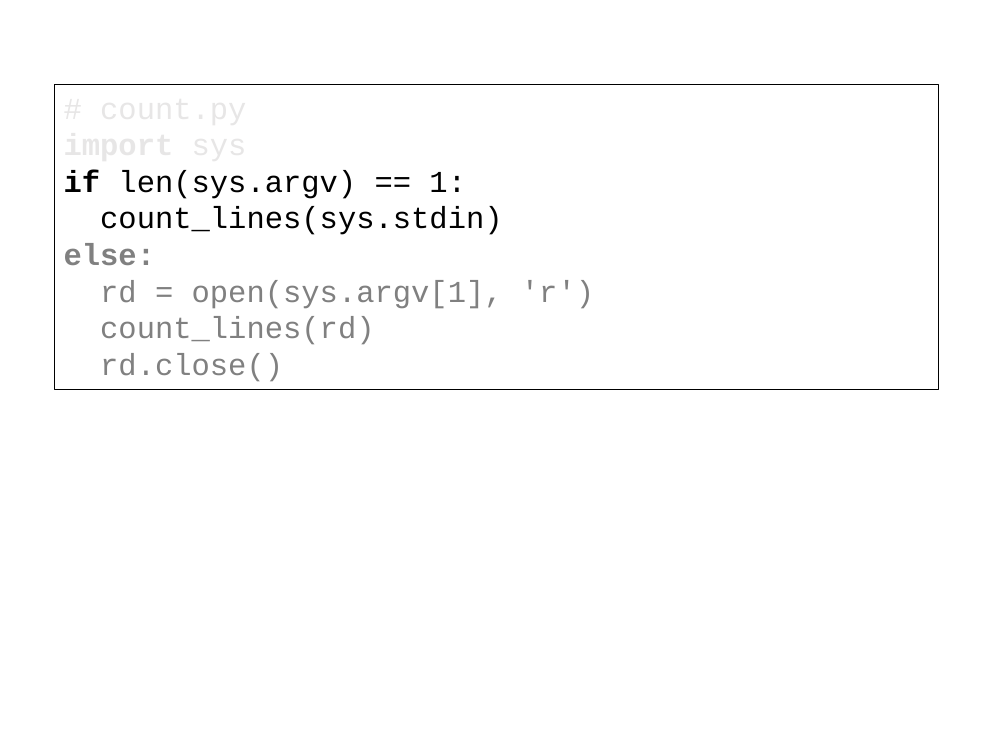
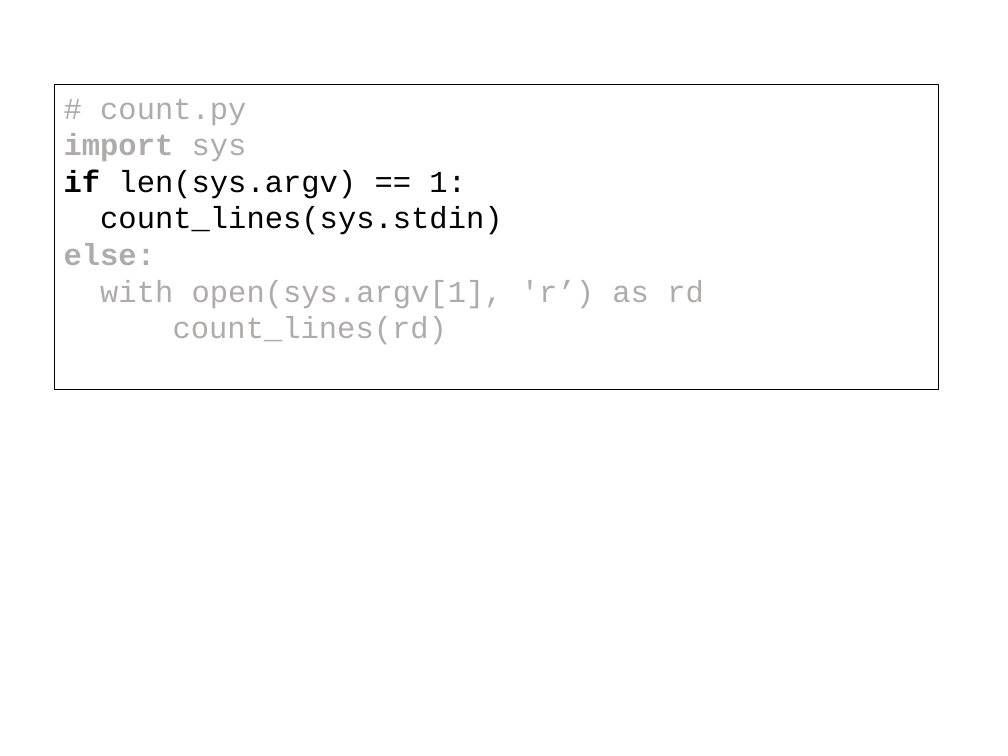
Before and after one commit to ncasuk/ncas-isc, a slide deck: slide 67 of python/presentations/learning_python/16_lib.pptx (slide 66 before the commit). Drawn at 1008x756 pixels with LibreOffice and Linux fonts; fonts in the diff are those of the drawing; background and template pictures are left out. Boxes give left, top, right and bottom in pixels: in the first picture for what was removed or moved away, otherwise in the second. Text is boxed around its words. In the diff, an @@ line names an element or a change of style, - is before the commit and + after.

Commit message:
switched examples to use enumerate and with open

```diff
--- a/python/presentations/learning_python/16_lib.pptx
+++ b/python/presentations/learning_python/16_lib.pptx
@@ text in rectangle at (x1=64, y1=99, x2=447, y2=344): text colour #E7E6E6 to #AFABAB in "# count.py", "import sys"; text colour #808080 to #AFABAB in "else:", "count_lines(rd)" @@
@@ text in rectangle at (x1=100, y1=280, x2=704, y2=308): text changed; text colour #808080 to #AFABAB @@
-rd = open(sys.argv[1], 'r')
+with open(sys.argv[1], 'r’) as rd
@@ text in rectangle at (x1=100, y1=353, x2=283, y2=382): paragraph removed @@
-rd.close()
```
Also in this commit, not shown: 7 other slides changed, 1 slide added, 1 other file.
